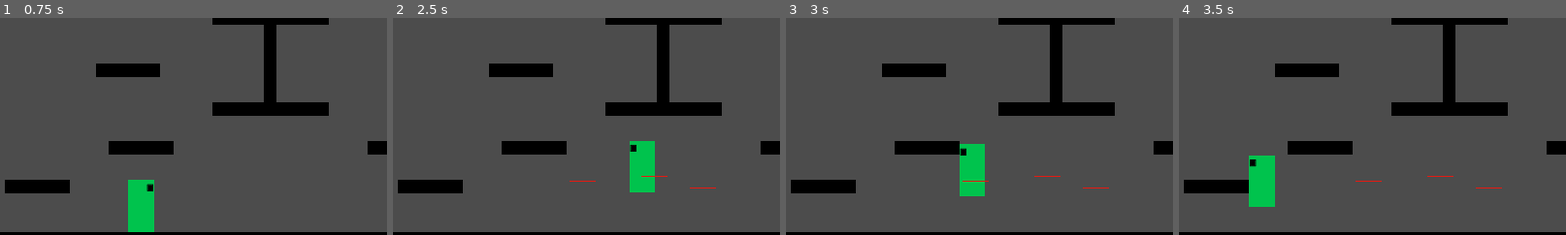
Above: before the commit, frames 1-4 (left to right).
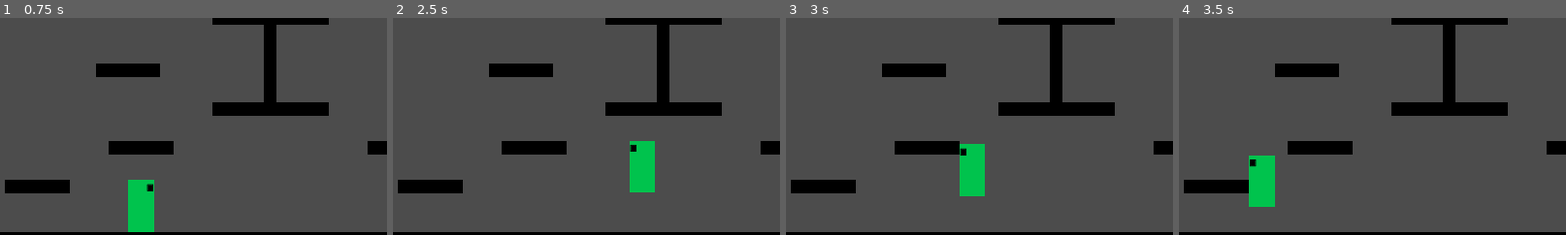
Above: after the commit, the same moments.

Repository: cjsweeten101/LaserGame
Game: Godot game, scene res://Main.tscn
The game is run twice, just before and just after one commit, with the same random seed, the same clock (stepped at 60 frames per second) and the same inputs.
Inputs:
- Up to frame 1 (0.75 s): tap Enter at 0.5 s; hold Right (move_right) from 0.53 s (still down); hold Space (shoot) from 0.53 s (still down)
- Up to frame 2 (2.5 s): tap Up (move_up) at 0.77, 0.8, 1.07, 1.35, 1.52, 1.82, 2.3 s; release Space (shoot) at 1.28 s; tap Space (shoot) at 1.55 s; release Right (move_right) at 2.03 s; hold Left (move_left) from 2.03 s (still down); hold Space (shoot) from 2.03 s (still down)
- Up to frame 3 (3 s): keep holding Left (move_left); release Space (shoot) at 2.78 s; tap Space (shoot) at 2.85 s
- Up to frame 4 (3.5 s): keep holding Left (move_left); tap Up (move_up) at 3.02, 3.32 s
The pictures show only the part of the screen within x 8-58%, y 50-100%; the shares and areas given below are measured in that part.

Frame 1 is identical in both runs. In frame 2, less than 0.1% of the frame differs, in the area x 45-84%, y 72-79%; in frame 3, less than 0.1%; in frame 4, less than 0.1%.

Commit message:
raycasting changes

Diff:
--- a/GameFiles/Laser/Laser.tscn
+++ /dev/null
@@ -1,35 +0,0 @@
-[gd_scene load_steps=4 format=2]
-
-[ext_resource path="res://Laser/Laser.gd" type="Script" id=1]
-[ext_resource path="res://Laser/laser_sprite.png" type="Texture" id=2]
-
-[sub_resource type="RectangleShape2D" id=1]
-
-custom_solver_bias = 0.0
-extents = Vector2( 32.0423, 7.99288 )
-
-[node name="Laser" type="Area2D" index="0"]
-
-z_index = -1
-input_pickable = true
-gravity_vec = Vector2( 0, 1 )
-gravity = 98.0
-linear_damp = 0.1
-angular_damp = 1.0
-audio_bus_override = false
-audio_bus_name = "Master"
-script = ExtResource( 1 )
-_sections_unfolded = [ "Z Index" ]
-speed = Vector2( 3000, 0 )
-
-[node name="Sprite" type="Sprite" parent="." index="0" groups=[
-"lasers",
-]]
-
-texture = ExtResource( 2 )
-
-[node name="CollisionShape2D" type="CollisionShape2D" parent="." index="1"]
-
-shape = SubResource( 1 )
-
-[connection signal="body_entered" from="." to="." method="_on_body_entered"]
--- a/GameFiles/Laser/Laser_anim.tscn
+++ b/GameFiles/Laser/Laser_anim.tscn
@@ -1,30 +1,12 @@
-[gd_scene load_steps=4 format=2]
+[gd_scene load_steps=2 format=2]
 
 [ext_resource path="res://Laser/laser_sprite.png" type="Texture" id=1]
-[ext_resource path="res://Laser/laser_anim.tres" type="Animation" id=2]
 
-[sub_resource type="Animation" id=1]
+[node name="Laser" type="Sprite" index="0"]
 
-resource_name = "laser"
-length = 1.0
-loop = false
-step = 0.1
-
-[node name="Laser" type="Sprite"]
-
-position = Vector2( 43.5717, 34.3422 )
+position = Vector2( 39.9984, 30.0543 )
 scale = Vector2( 1, 0.05 )
 texture = ExtResource( 1 )
-_sections_unfolded = [ "Region", "Transform" ]
-
-[node name="AnimationPlayer" type="AnimationPlayer" parent="." index="0"]
-
-root_node = NodePath("..")
-autoplay = ""
-playback_process_mode = 1
-playback_default_blend_time = 0.0
-playback_speed = 1.0
-anims/laser = SubResource( 1 )
-anims/laser_anim = ExtResource( 2 )
-blend_times = [  ]
-_sections_unfolded = [ "Playback Options" ]
+centered = false
+region_rect = Rect2( 1, 1, 10, 2 )
+_sections_unfolded = [ "Offset", "Region", "Transform", "Visibility" ]
--- a/GameFiles/Laser/laser_anim.tres
+++ b/GameFiles/Laser/laser_anim.tres
@@ -3,42 +3,18 @@
 [resource]
 
 resource_name = "laser_anim"
-length = 1.0
-loop = true
+length = 0.5
+loop = false
 step = 0.1
 tracks/0/type = "value"
-tracks/0/path = NodePath(".:position")
+tracks/0/path = NodePath(".:region_rect")
 tracks/0/interp = 1
 tracks/0/loop_wrap = true
 tracks/0/imported = false
 tracks/0/enabled = true
 tracks/0/keys = {
-"times": PoolRealArray( 0, 1 ),
-"transitions": PoolRealArray( 1, 1 ),
+"times": PoolRealArray( 0.5 ),
+"transitions": PoolRealArray( 1 ),
 "update": 0,
-"values": [ Vector2( 43.5717, 34.3422 ), Vector2( 43.5717, 34.3422 ) ]
+"values": [ Rect2( 1, 1, 10, 0 ) ]
 }
-tracks/1/type = "value"
-tracks/1/path = NodePath(".:rotation_degrees")
-tracks/1/interp = 1
-tracks/1/loop_wrap = true
-tracks/1/imported = false
-tracks/1/enabled = true
-tracks/1/keys = {
-"times": PoolRealArray( 0, 1 ),
-"transitions": PoolRealArray( 1, 1 ),
-"update": 0,
-"values": [ 0.0, 0.0 ]
-}
-tracks/2/type = "value"
-tracks/2/path = NodePath(".:scale")
-tracks/2/interp = 1
-tracks/2/loop_wrap = true
-tracks/2/imported = false
-tracks/2/enabled = true
-tracks/2/keys = {
-"times": PoolRealArray( 0, 1 ),
-"transitions": PoolRealArray( 1, 1 ),
-"update": 0,
-"values": [ Vector2( 1, 0.05 ), Vector2( 1, 0.05 ) ]
-}
--- a/GameFiles/Main.gd
+++ b/GameFiles/Main.gd
@@ -11,14 +11,5 @@
 	for player in players:
 		player.	connect("hit", self, "hit_detection")
 
-#func _process(delta):
-#	# Called every frame. Delta is time since last frame.
-#	# Update game logic here.
-#	pass
-func hit_detection(collision_point, player_loc):
-	var t = laser_trail.instance()
-	add_child(t)
-	t.position = player_loc
-	var d = collision_point - player_loc
-	print(d.length())
-	t.set_region_rect(Rect2(0,0, d.length(), 2))
+func hit_detection(raycast, player_loc, direction):
+	pass
--- a/GameFiles/Player/Player.gd
+++ b/GameFiles/Player/Player.gd
@@ -4,11 +4,12 @@
 export var accel = 200
 export var gravity = 25
 export var jump_height= -700
-var direction = Vector2()
+var current_speed = Vector2()
 const UP = Vector2(0, -1)
 
+export var direction = 1
+
 var can_shoot = true
-var laser = preload("res://Laser/Laser.tscn")
 onready var raycast = get_node("laser_cast")
 
 signal hit
@@ -16,36 +17,42 @@
 func _physics_process(delta):
 	var friction = false
 
-	direction.y += gravity
+	current_speed.y += gravity
 	if Input.is_action_pressed("move_right"):
-		direction.x = min(direction.x + accel, max_speed)
+		current_speed.x = min(current_speed.x + accel, max_speed)
 		$Sprite.flip_h = false
+		direction = 1
 		raycast.rotation_degrees = 0
+		if raycast.position.x < 0:
+			raycast.position.x *= -1
 	elif Input.is_action_pressed("move_left"):
-		direction.x = max(direction.x - accel, -max_speed)
+		current_speed.x = max(current_speed.x - accel, -max_speed)
 		$Sprite.flip_h = true
+		direction = -1
 		raycast.rotation_degrees = 180
+		if raycast.position.x > 0:
+			raycast.position.x *= -1
 	else:
 		friction = true
 
 	if is_on_floor():
 		if Input.is_action_pressed("move_up"):
-			direction.y = jump_height
+			current_speed.y = jump_height
 		if friction == true:
-			direction.x = lerp(direction.x, 0, .4)
+			current_speed.x = lerp(current_speed.x, 0, .4)
 	else:
 		if friction == true:
-			direction.x = lerp(direction.x, 0, .2)
+			current_speed.x = lerp(current_speed.x, 0, .2)
 
 	if Input.is_action_pressed("shoot") and can_shoot:
 		shoot()
 		can_shoot = false
 		$reload.start()
-	direction = move_and_slide(direction, UP)
+	current_speed = move_and_slide(current_speed, UP)
 
 func shoot():
 	if raycast.is_colliding():
-		emit_signal("hit", raycast.get_collision_point(), position)
+		emit_signal("hit", raycast, position, direction)
 
 func _on_reload_timeout():
 	can_shoot = true
--- a/GameFiles/Player/Player.tscn
+++ b/GameFiles/Player/Player.tscn
@@ -8,7 +8,7 @@
 custom_solver_bias = 0.0
 extents = Vector2( 32, 64 )
 
-[node name="KinematicBody2D" type="KinematicBody2D" index="0" groups=[
+[node name="KinematicBody2D" type="KinematicBody2D" groups=[
 "players",
 ]]
 
@@ -24,6 +24,7 @@
 accel = 200
 gravity = 25
 jump_height = -700
+direction = 1
 
 [node name="CollisionShape2D" type="CollisionShape2D" parent="." index="0"]
 
@@ -42,6 +43,7 @@
 
 [node name="laser_cast" type="RayCast2D" parent="." index="3"]
 
+position = Vector2( 32, 0 )
 enabled = true
 exclude_parent = true
 cast_to = Vector2( 3000, 0 )
